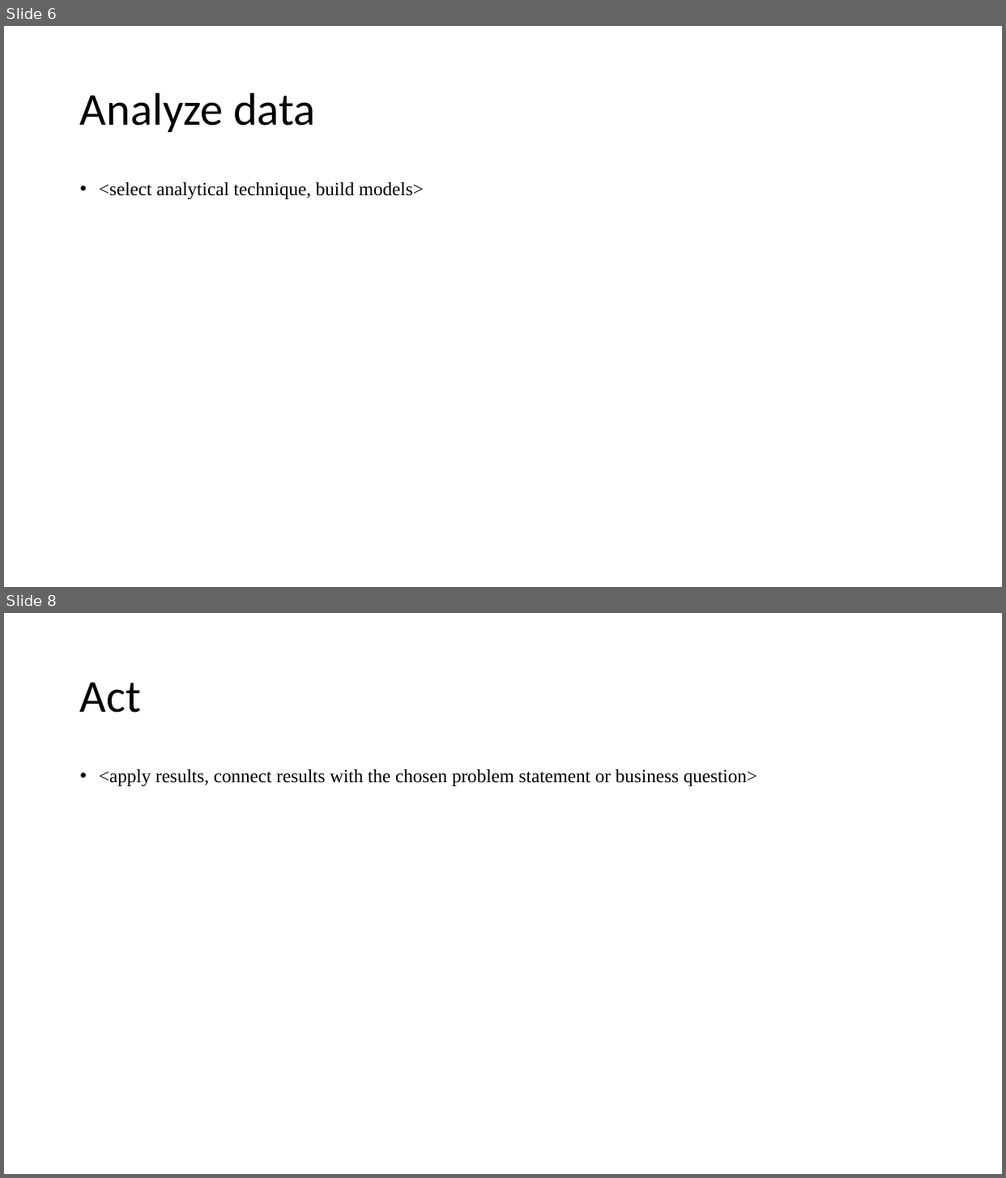
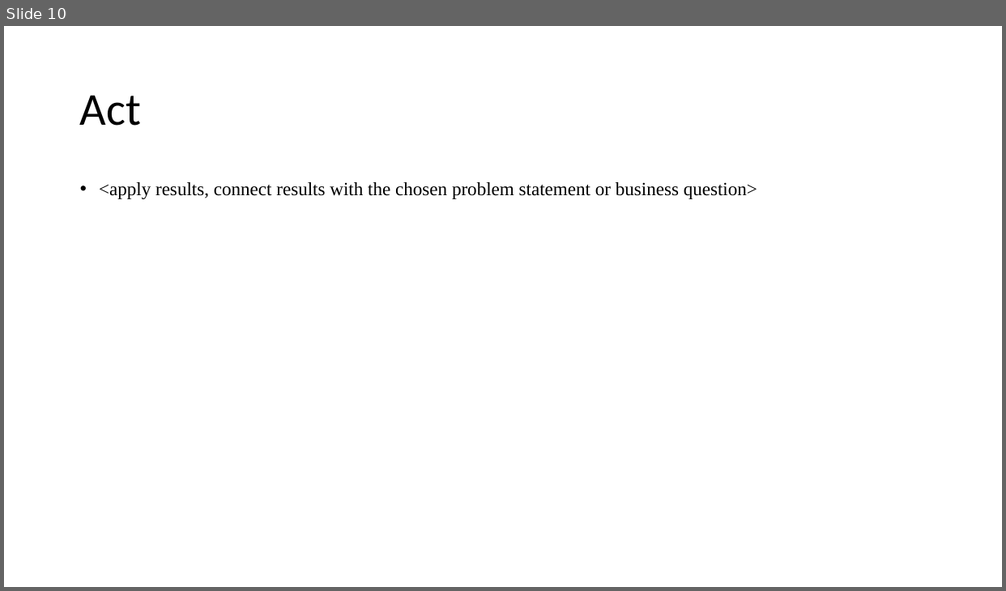
Before and after one commit to jpadwor1/ANA500, a slide deck: ANA500_Micro-Project_1.pptx. Shown one above the other, each under a label of ours: slides 6 and 8 before the commit, slide 10 after it; the slides between them are not shown. The pictures are 1006x1178 and 1006x591 pixels, drawn with LibreOffice and Linux fonts; fonts in the diff are those of the drawing. Boxes give left, top, right and bottom in pixels: in the first picture for what was removed or moved away, otherwise in the second. Text is boxed around its words. In the diff, an @@ line names an element or a change of style, - is before the commit and + after.

```diff
--- a/ANA500_Micro-Project_1.pptx
+++ b/ANA500_Micro-Project_1.pptx
@@ slide 6 removed at (4, 26, 1002, 587), background #FFFFFF @@
@@ title removed at (80, 92, 315, 132) @@
-Analyze data
@@ text removed at (99, 182, 424, 199) @@
-• <select analytical technique, build models>
@@ what was slide 8 is now slide 10 @@
```
Also in this commit, not shown: 5 slides changed, 4 slides added, 1 other slide removed, 4 other files.
